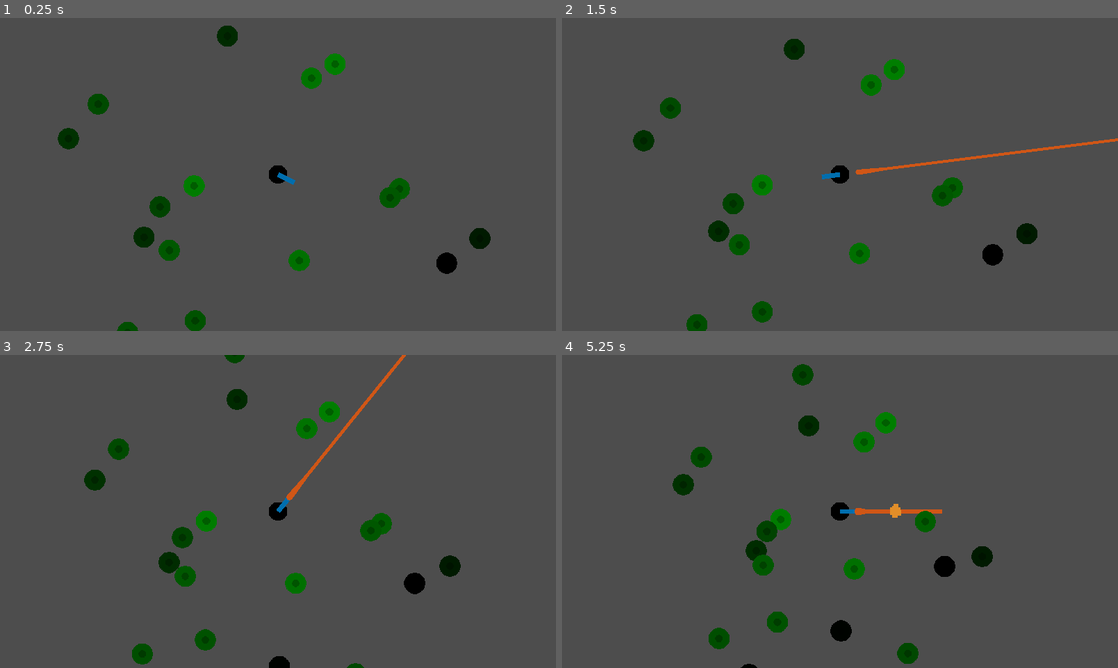
Above: before the commit, frames 1-4 (two rows, left to right).
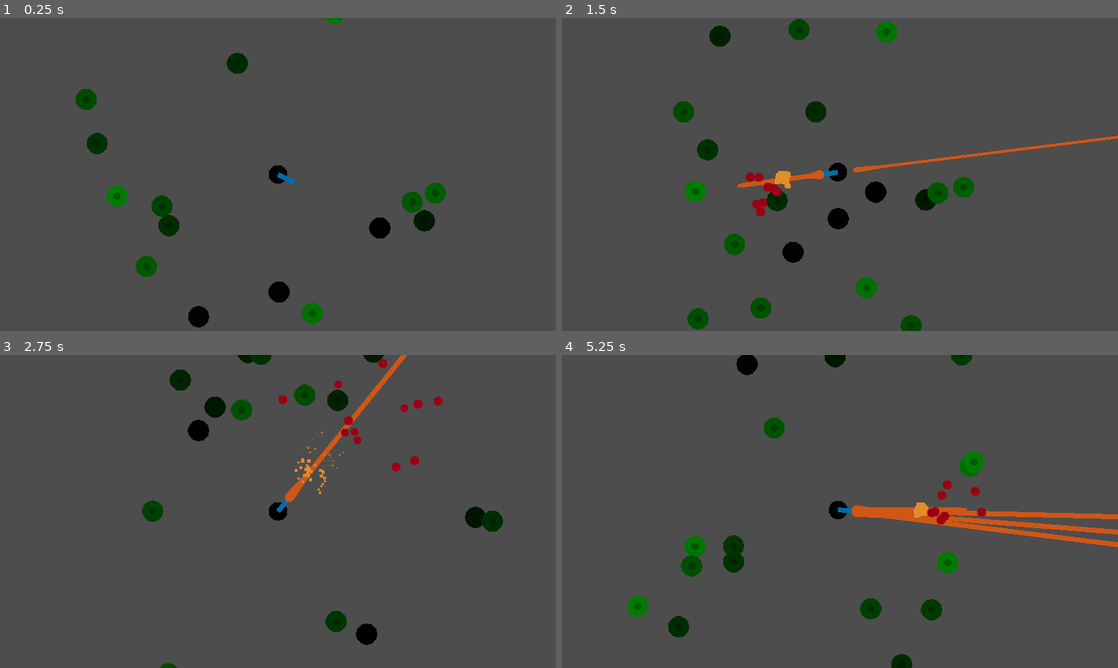
Above: after the commit, the same moments.

Repository: graywes/zombie-game
Game: Godot game, scene res://game.tscn
The game is run twice, just before and just after one commit, with the same random seed, the same clock (stepped at 60 frames per second) and the same inputs.
Inputs (mouse positions are in pixels of both pictures, inside the frame that each line leads up to):
- Up to frame 1 (0.25 s): no input
- Up to frame 2 (1.5 s): move the mouse to (962, 158) at 0.52 s; press the mouse at (962, 158) at 0.53 s; move the mouse to (728, 190) at 1.27 s; release the mouse at (728, 190) at 1.28 s; click (728, 190) at 1.35 s
- Up to frame 3 (2.75 s): move the mouse to (333, 442) at 2.02 s; press the mouse at (333, 442) at 2.03 s
- Up to frame 4 (5.25 s): move the mouse to (812, 574) at 2.77 s; release the mouse at (812, 574) at 2.78 s; click (812, 574) at 2.85 s; move the mouse to (1006, 558) at 3.52 s; press the mouse at (1006, 558) at 3.53 s; move the mouse to (673, 464) at 4.27 s; release the mouse at (673, 464) at 4.28 s; click (673, 464) at 4.35 s; move the mouse to (867, 511) at 5.02 s; press the mouse at (867, 511) at 5.03 s

The runs differ from the first frame. In frame 1, 5.3% of the frame differs, in the area x 10-89%, y 0-100%; in frame 2, 6.9%; in frame 3, 6.5%; in frame 4, 8.4%, in the area x 11-100%, y 0-100%.

Commit message:
charged mode

Diff:
--- a/game.tscn
+++ b/game.tscn
@@ -79,7 +79,7 @@
 position = Vector2(0, 1)
 
 [node name="Timer" type="Timer" parent="Sprite2D/Polygon2D"]
-wait_time = 0.2
+wait_time = 0.01
 one_shot = true
 
 [node name="AudioStreamPlayer" type="AudioStreamPlayer" parent="Sprite2D/Polygon2D"]
--- a/ray.tscn
+++ b/ray.tscn
@@ -6,6 +6,21 @@
 max_value = 2.0
 _data = [Vector2(0, 2), 0.0, 0.0, 0, 0, Vector2(0.077, 1), 0.0, 0.0, 0, 0]
 point_count = 2
+
+[sub_resource type="Animation" id="Animation_7ipxn"]
+length = 0.001
+tracks/0/type = "value"
+tracks/0/imported = false
+tracks/0/enabled = true
+tracks/0/path = NodePath("../Line2D:width")
+tracks/0/interp = 1
+tracks/0/loop_wrap = true
+tracks/0/keys = {
+"times": PackedFloat32Array(0),
+"transitions": PackedFloat32Array(1),
+"update": 0,
+"values": [10.0]
+}
 
 [sub_resource type="Animation" id="Animation_1r7so"]
 resource_name = "ray"
@@ -21,21 +36,6 @@
 "transitions": PackedFloat32Array(3.13834, 1),
 "update": 0,
 "values": [10.0, 0.0]
-}
-
-[sub_resource type="Animation" id="Animation_7ipxn"]
-length = 0.001
-tracks/0/type = "value"
-tracks/0/imported = false
-tracks/0/enabled = true
-tracks/0/path = NodePath("../Line2D:width")
-tracks/0/interp = 1
-tracks/0/loop_wrap = true
-tracks/0/keys = {
-"times": PackedFloat32Array(0),
-"transitions": PackedFloat32Array(1),
-"update": 0,
-"values": [10.0]
 }
 
 [sub_resource type="AnimationLibrary" id="AnimationLibrary_4bpnl"]
--- a/zom.gd
+++ b/zom.gd
@@ -2,15 +2,15 @@
 var health = 10
 var die = preload("res://die.tscn").instantiate()
 var blood = preload("res://blood.tscn").instantiate()
-var speed = randf_range(10, 30)
+var speed = randf_range(10, 40) * 3
 
 # Called when the node enters the scene tree for the first time.
 func _ready():
 	var ran = randf() * 6
 	randomize()
-	position = Vector2(sin(ran), cos(ran)) * (speed * 13 * randf_range(1, 2))
+	position = Vector2(sin(ran), cos(ran)) * (20 * 13 * randf_range(1, 2))
 	print(ran)
-	modulate = Color.WHITE.darkened((speed - 10) / 20)
+	modulate = Color.WHITE.darkened(((speed / 3) - 10) / 30)
 	pass # Replace with function body.
 
 
